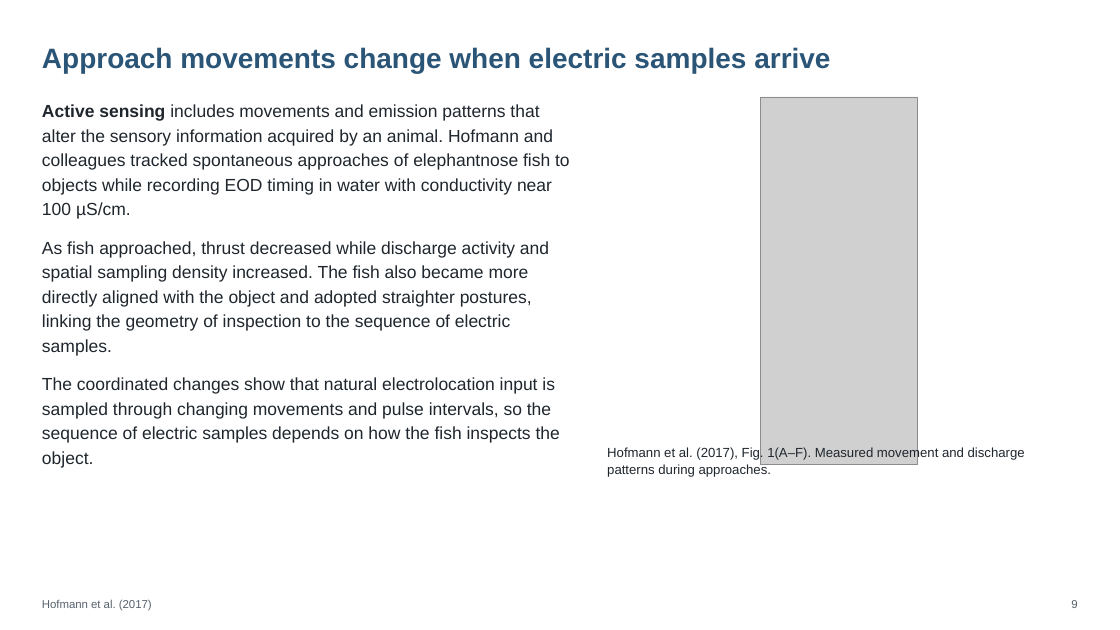
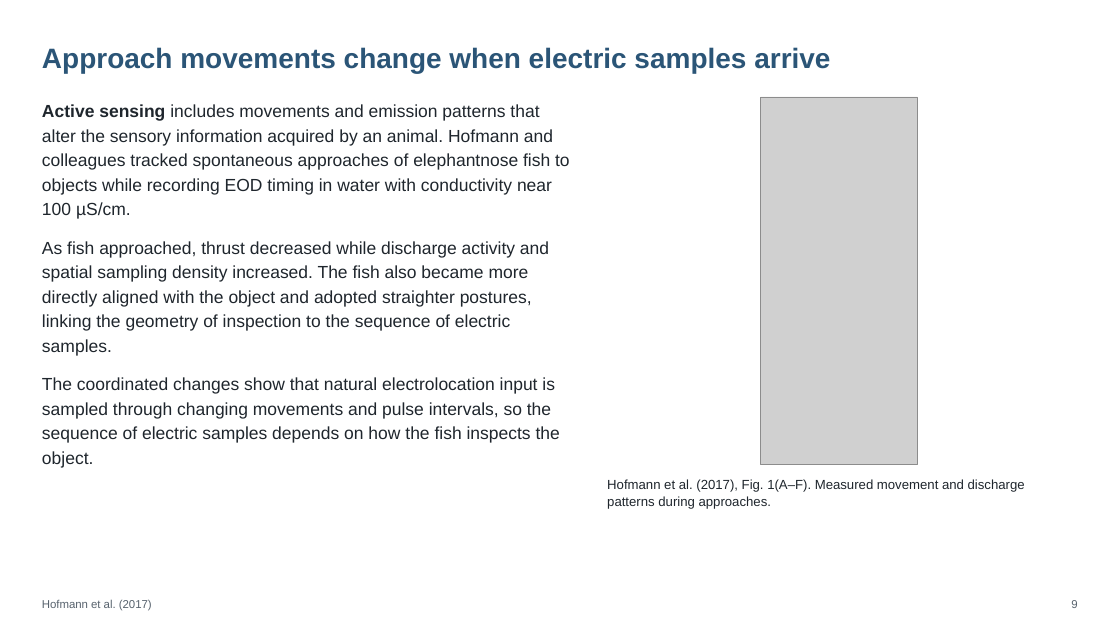
Before and after one commit to jordanxxlopez/NEUROETHOLOGY, a slide deck: slide 13 of scaffolded/Neuroethology_Lecture21_FA2026_SCAFFOLDED.pptx. Drawn at 1120x630 pixels with LibreOffice and Linux fonts; fonts in the diff are those of the drawing; grey boxes stand for pictures. Boxes give left, top, right and bottom in pixels: in the first picture for what was removed or moved away, otherwise in the second. Text is boxed around its words. In the diff, an @@ line names an element or a change of style, - is before the commit and + after.

```diff
--- a/scaffolded/Neuroethology_Lecture21_FA2026_SCAFFOLDED.pptx
+++ b/scaffolded/Neuroethology_Lecture21_FA2026_SCAFFOLDED.pptx
@@ text "Hofmann et al. (2017), Fig. ..." moved from (x1=607, y1=447, x2=1025, y2=477) to (x1=607, y1=479, x2=1025, y2=509) @@
```
Also in this commit, not shown: 8 other slides changed, 14 other files.
